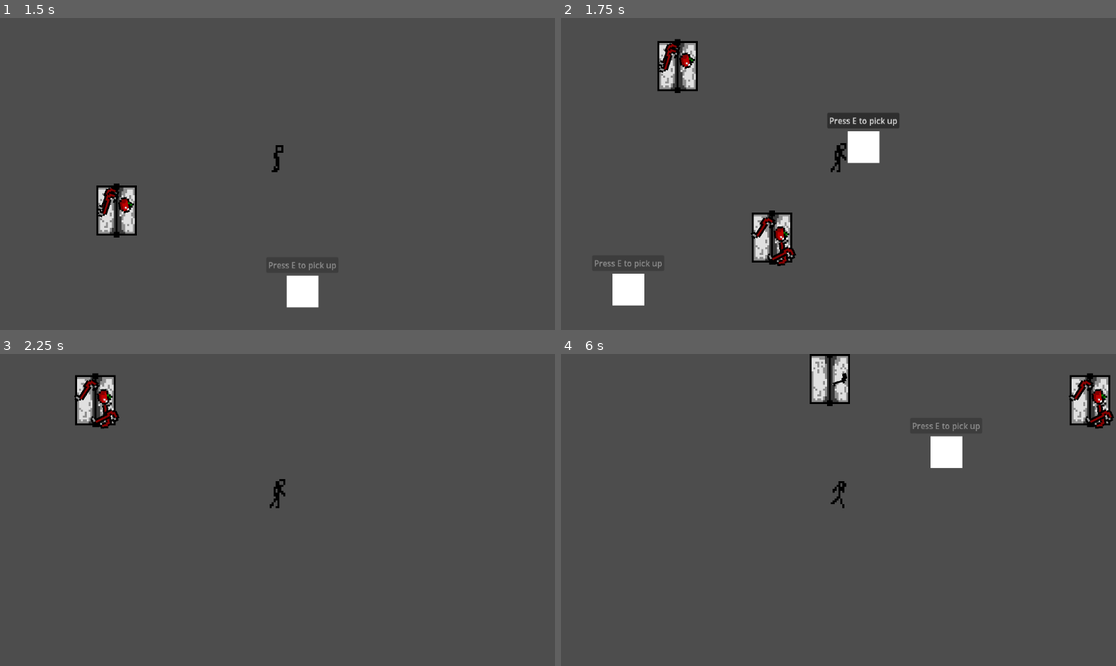
Above: before the commit, frames 1-4 (two rows, left to right).
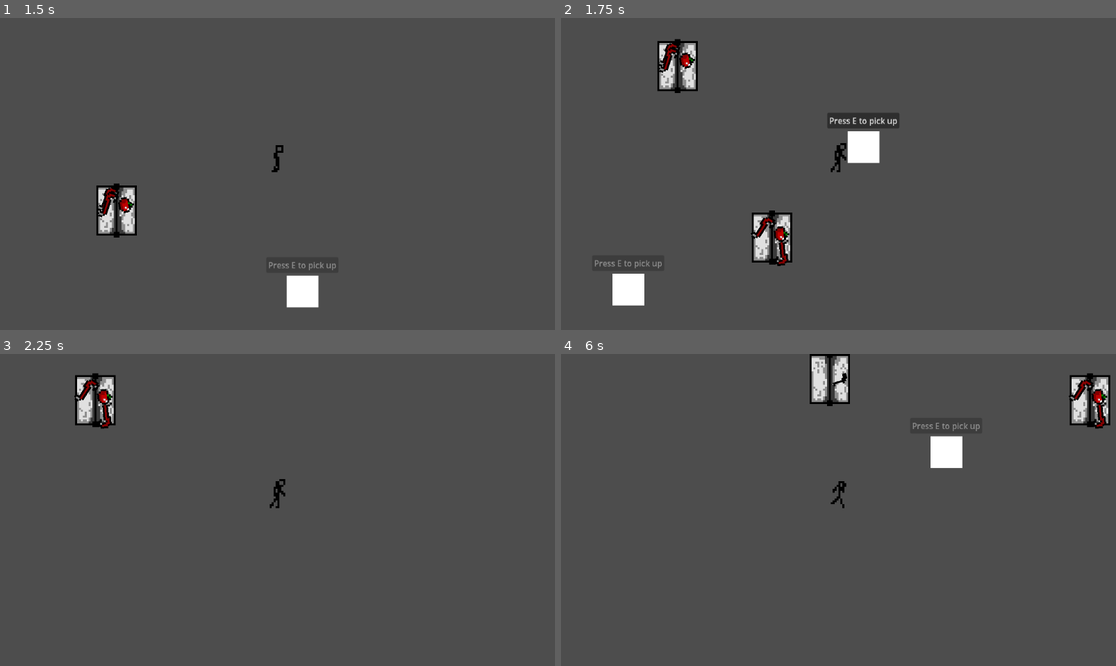
Above: after the commit, the same moments.

Repository: Azzty/projekt-kriminell
Game: Godot game, scene res://Scenes/game.tscn
Two runs of this game, one before a commit and one after it. Both use one fixed random seed, a clock stepped at 60 frames per second and the inputs below.
Inputs:
- Up to frame 1 (1.5 s): hold D (move_right) 0.53-1.28 s; tap E at 0.6, 1.35 s; hold S (move_down) from 1.28 s (still down)
- Up to frame 2 (1.75 s): keep holding S (move_down)
- Up to frame 3 (2.25 s): release S (move_down) at 2.03 s; hold D (move_right) from 2.03 s (still down); tap E at 2.1 s
- Up to frame 4 (6 s): release D (move_right) at 2.78 s; hold W (move_up) 2.78-3.53 s; tap E every 0.75 s from 2.85 to 5.85 s; tap Enter at 3.5 s; hold A (move_left) 3.53-5.03 s; hold S (move_down) 5.03-5.78 s; hold D (move_right) from 5.78 s (still down)

Frame 1 is identical in both runs. In frame 2, 0.1% of the frame differs, in the area x 37-43%, y 73-78%; in frame 3, 0.1%, in the area x 16-22%, y 17-23%; in frame 4, 0.1%.

Commit message:
Gjorde färdigt inventory systemet och gjorde så att saker följer efter dig när du går

Diff:
--- a/Scripts/game_manager.gd
+++ b/Scripts/game_manager.gd
@@ -3,6 +3,7 @@
 var inventory := []
 
 signal item_added_to_inventory
+signal item_removed_from_inventory
 
 # Called when the node enters the scene tree for the first time.
 func _ready() -> void:
@@ -16,4 +17,9 @@
 func add_item_to_inventory(item: Sprite2D) -> void:
 	inventory.append(item)
 	print(item, "added to inventory")
-	item_added_to_inventory.emit()
+	item_added_to_inventory.emit(item)
+
+func remove_item_from_inventory(item: Sprite2D) -> void:
+	inventory.erase(item)
+	print(item, "removed from inventory")
+	item_removed_from_inventory.emit(item)
--- a/Scripts/place_on_shelf.gd
+++ b/Scripts/place_on_shelf.gd
@@ -14,7 +14,7 @@
 
 # Called when the node enters the scene tree for the first time.
 func _ready() -> void:
-	var ranNum = randi_range(0, 4)
+	var ranNum = randi_range(1, 4)
 	for i in range(ranNum):
 		var shelf: CollisionShape2D = [shelfshape_0, shelfshape_1][randi() % 2]
 		var itemTexture: CompressedTexture2D = ITEMS[randi() % ITEMS.size()]
@@ -62,7 +62,7 @@
 
 func _button_pressed(item: Sprite2D, button: Button) -> void:
 	GameManager.add_item_to_inventory(item)
-	item.queue_free()
+	delete_all_descendants(item)
 	button.pressed.disconnect(_button_pressed)
 	button.queue_free()
 
@@ -70,3 +70,9 @@
 	print("Toggled visibility!")
 	button.disabled = not button.disabled
 	button.visible = not button.visible
+
+# Tar bort alla ättlingar från noden
+func delete_all_descendants(node: Node):
+	for child in node.get_children():
+		node.remove_child(child)
+		child.queue_free()
--- a/Scripts/player.gd
+++ b/Scripts/player.gd
@@ -6,8 +6,12 @@
 const JUMP_VELOCITY = -400.0
 
 var _following_items := []
+var itemOffsetLength = 8
 
-func _physics_process(_delta: float) -> void:
+func _ready():
+	GameManager.connect("item_added_to_inventory", _add_following_item)
+
+func _physics_process(delta: float) -> void:
 	# Get the input direction and handle the movement/deceleration.
 	var directionX := Input.get_axis("move_left", "move_right")
 	var directionY := Input.get_axis("move_up", "move_down")
@@ -21,6 +25,7 @@
 		velocity.y = directionY * SPEED
 	else:
 		velocity.y = move_toward(velocity.y, 0, SPEED)
+	velocity = velocity.normalized() * SPEED
 
 	# Flip sprite if moving to right
 	if directionX > 0:
@@ -36,16 +41,31 @@
 
 	move_and_slide()
 
-	for item: Sprite2D in _following_items:
+	for index in _following_items.size():
+		var item: Sprite2D = _following_items[index]
+		var rotateIncrement = (2 * PI) / _following_items.size()
+		var offsetVector = Vector2(0, itemOffsetLength).rotated(index * rotateIncrement)
+
+		# This is where we want to be at
+		var targetPosition = global_position + offsetVector
+
+		# This is how were gonna move
+		var deltaPosition = targetPosition - item.global_position
+
+		# Skip if too close
+		if deltaPosition.length() < 5: continue
+
+		# Move and look at player
+		item.global_position += deltaPosition.normalized() * SPEED * delta * 0.95
 		item.look_at(position)
-		item.position += (position - item.position).normalized() * SPEED
 
 func add_item_to_inventory(item: Sprite2D) -> void:
-	GameManager.inventory.append(item)
+	GameManager.add_item_to_inventory(item)
 
 func remove_item_from_inventory(item: Sprite2D) -> void:
-	GameManager.inventory.erase(item)
+	GameManager.remove_item_from_inventory(item)
 
-func _add_following_item(item: Sprite2D) -> void:
-	item.position = position
-	GameManager.append(item)
+func _add_following_item(item: Sprite2D):
+	_following_items.append(item)
+	itemOffsetLength = 8 + _following_items.size() * 2
+	print("Added item to following items!")
